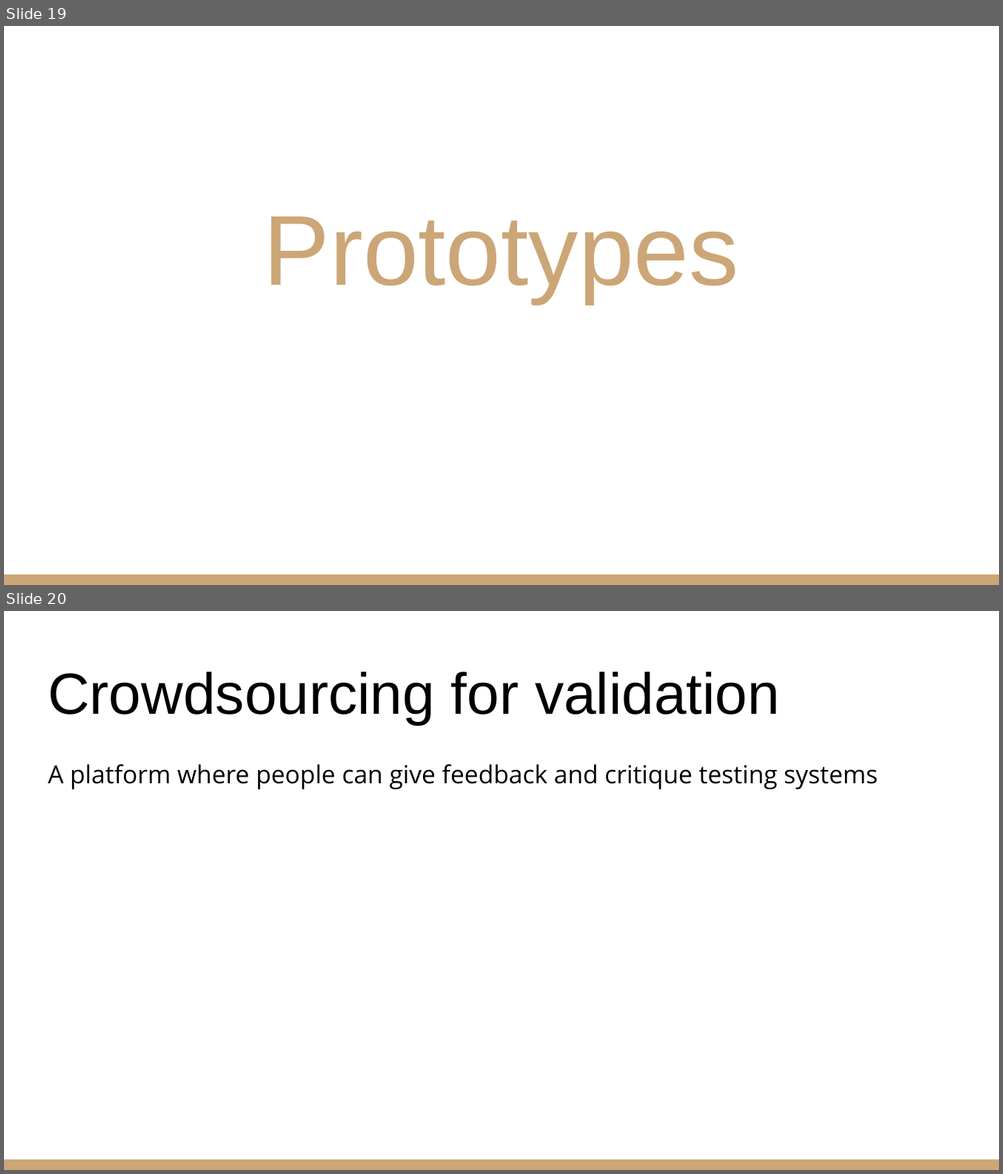
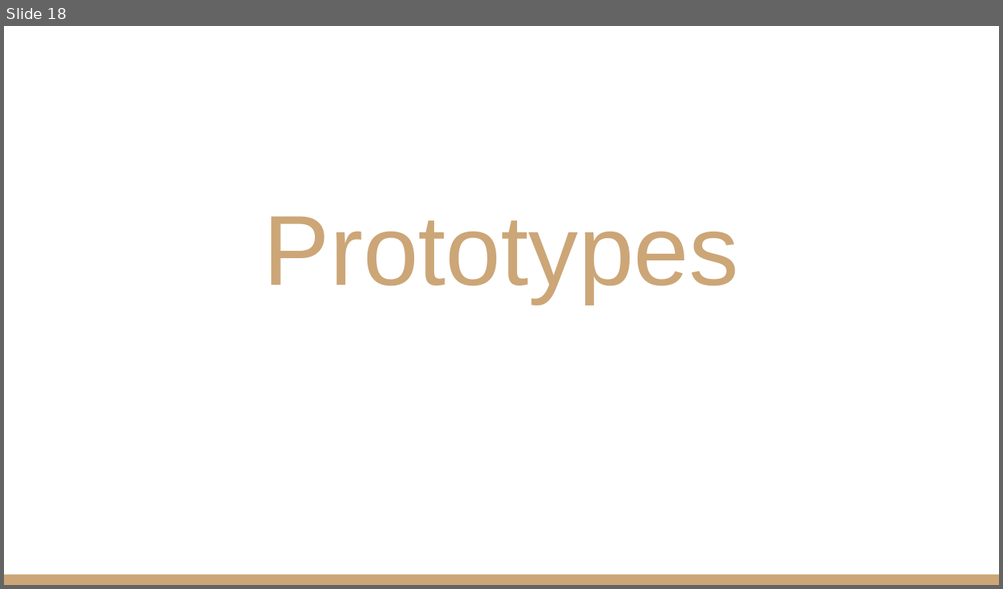
Before and after one commit to sarim-zafar/HCI-Project, a slide deck: docs/pj-task2/POV- Psychometric Test for Pakistan.pptx. Shown one above the other, each under a label of ours: slides 19 and 20 before the commit, slide 18 after it. The pictures are 1003x1174 and 1003x589 pixels, drawn with LibreOffice and Linux fonts; fonts in the diff are those of the drawing. Boxes give left, top, right and bottom in pixels: in the first picture for what was removed or moved away, otherwise in the second. Text is boxed around its words. In the diff, an @@ line names an element or a change of style, - is before the commit and + after.

```diff
--- a/docs/pj-task2/POV- Psychometric Test for Pakistan.pptx
+++ b/docs/pj-task2/POV- Psychometric Test for Pakistan.pptx
@@ slide 20 removed at (x1=4, y1=611, x2=999, y2=1170), background #FFFFFF; not listed: 1 template element that a slide beside it also shows @@
@@ title removed at (x1=48, y1=672, x2=780, y2=726) @@
-Crowdsourcing for validation
@@ text removed at (x1=48, y1=764, x2=877, y2=789) @@
-A platform where people can give feedback and critique testing systems
@@ what was slide 19 is now slide 18 @@
```
Also in this commit, not shown: 3 slides changed, 8 slides added, 2 other slides removed, 1 other file.
